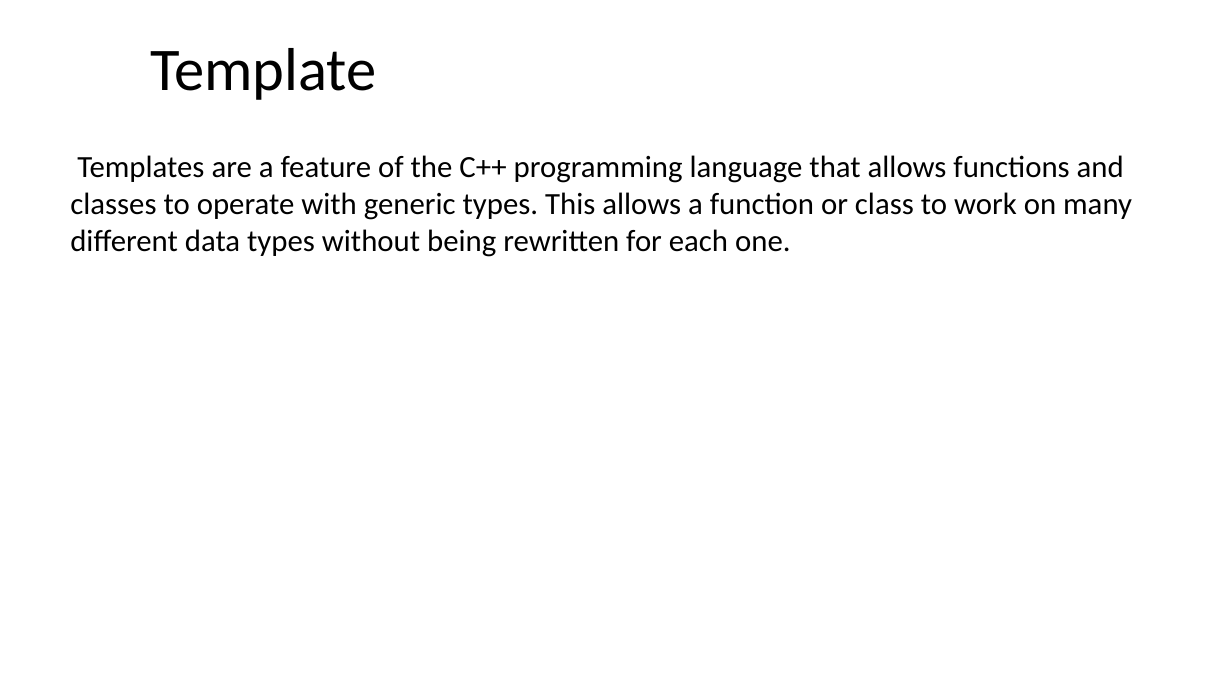
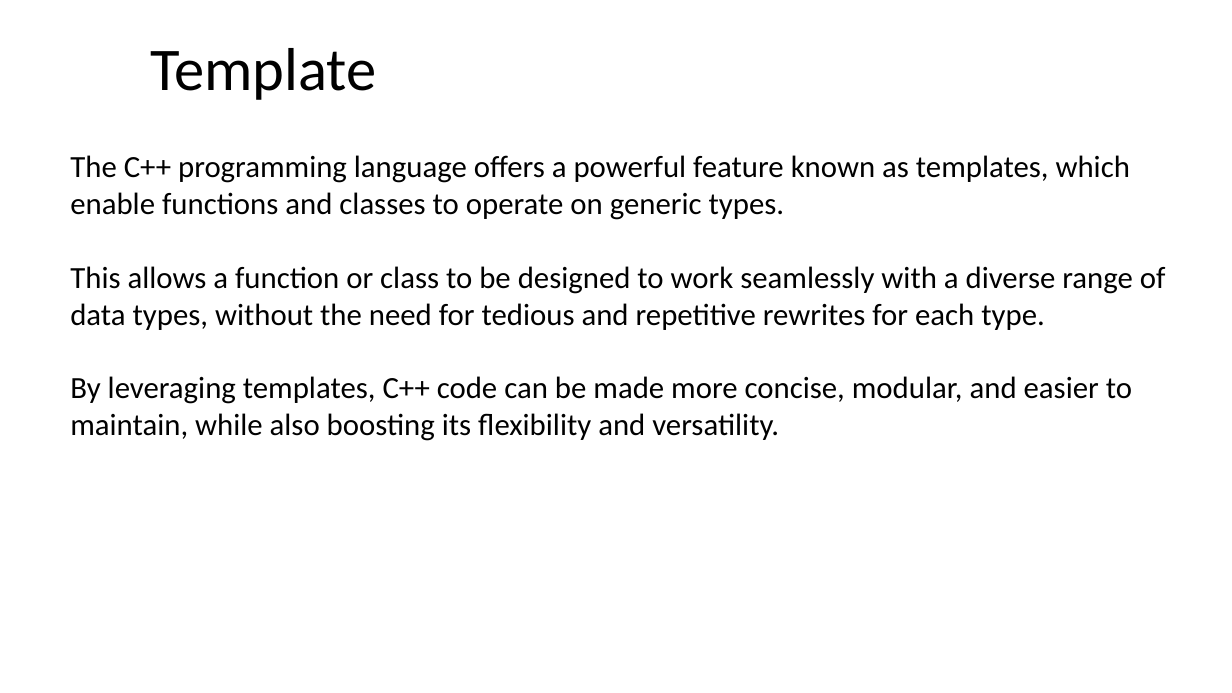
Before and after one commit to ShiqiYu/CPP, a slide deck: slide 7 of week13/Lab13.pptx (slide 18 before the commit). Drawn at 1232x693 pixels with LibreOffice and Linux fonts; fonts in the diff are those of the drawing; background and template pictures are left out. Boxes give left, top, right and bottom in pixels: in the first picture for what was removed or moved away, otherwise in the second. Text is boxed around its words. In the diff, an @@ line names an element or a change of style, - is before the commit and + after.

```diff
--- a/week13/Lab13.pptx
+++ b/week13/Lab13.pptx
@@ text at box(70, 155, 1166, 441): text changed @@
-  Templates are a feature of the C++ programming language that allows functions and classes to operate with generic types. This allows a function or class to work on many different data types without being rewritten for each one.
+  The C++ programming language offers a powerful feature known as templates, which enable functions and classes to operate on generic types.
+  This allows a function or class to be designed to work seamlessly with a diverse range of data types, without the need for tedious and repetitive rewrites for each type.
+  By leveraging templates, C++ code can be made more concise, modular, and easier to maintain, while also boosting its flexibility and versatility.
```
Also in this commit, not shown: 9 other slides changed, 3 slides added, 14 slides removed, 3 other files.
